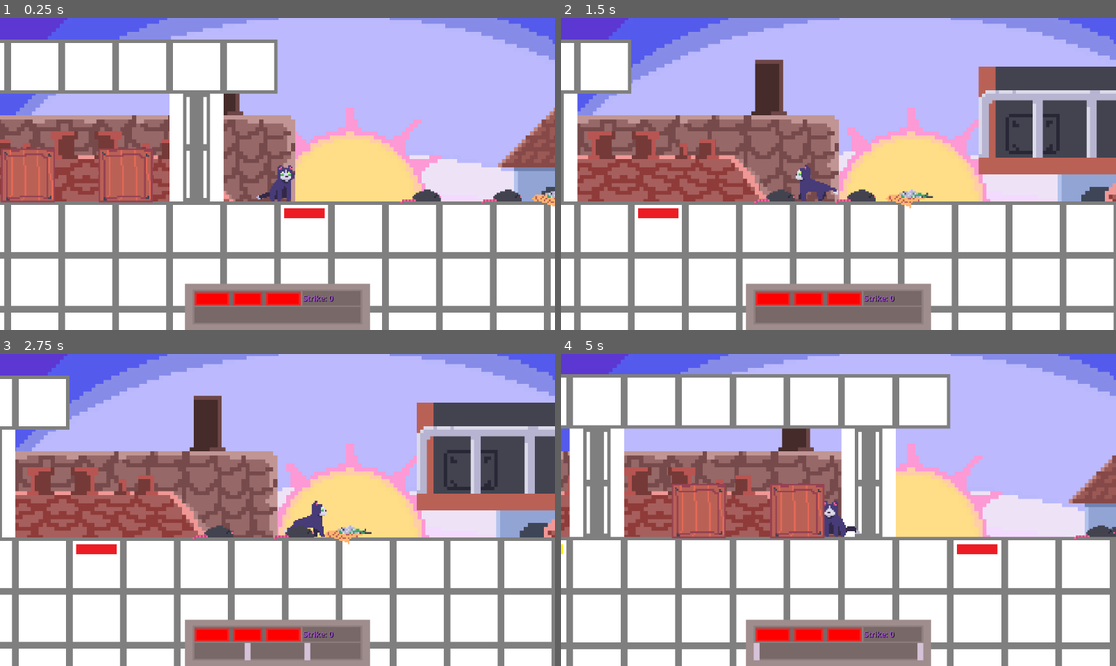
Above: before the commit, frames 1-4 (two rows, left to right).
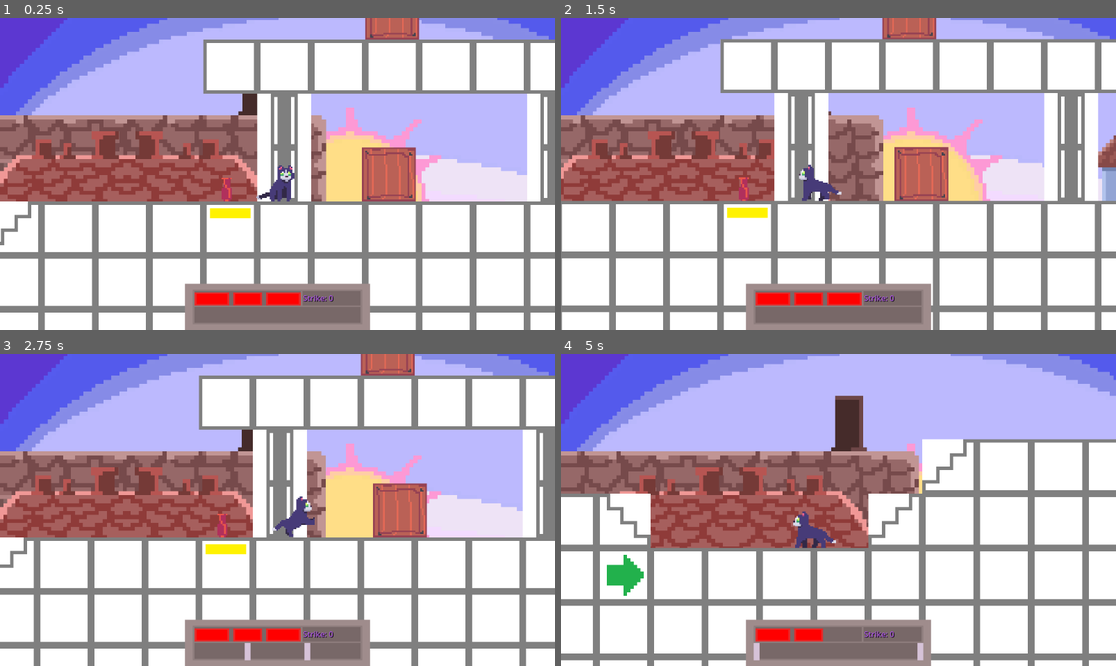
Above: after the commit, the same moments.

Repository: Arbusic324/CatAdventure
Game: Godot game, scene res://levels/world.tscn
The game is run twice, just before and just after one commit, with the same random seed, the same clock (stepped at 60 frames per second) and the same inputs.
Inputs:
- Up to frame 1 (0.25 s): no input
- Up to frame 2 (1.5 s): tap Enter (ui_accept) at 0.5, 0.77 s; hold Right (ui_right) 0.53-1.28 s; hold Z (attack_logic_int) 0.53-1.28 s; hold Left (ui_left) from 1.28 s (still down); tap N (Ritm_Stop) at 1.35 s
- Up to frame 3 (2.75 s): tap Enter (ui_accept) at 1.52 s; tap Z (attack_logic_int) at 1.55 s; release Left (ui_left) at 2.03 s; hold Right (ui_right) from 2.03 s (still down); hold Z (attack_logic_int) from 2.03 s (still down); tap M (Ritm_start) at 2.1 s
- Up to frame 4 (5 s): release Right (ui_right) at 2.78 s; release Z (attack_logic_int) at 2.78 s; hold Up (ui_up) 2.78-3.53 s; tap O (Take_damage) at 2.85 s; tap Enter (ui_accept) at 3.02, 3.77, 4.52 s; tap Z (attack_logic_int) at 3.05, 4.55 s; hold Z (attack_logic_int) 3.53-4.28 s; hold Left (ui_left) from 3.53 s (still down); tap Q (interaction) at 4.35 s

The runs differ from the first frame. In frame 1, 42% of the frame differs, in the area x 0-100%, y 0-100%; in frame 2, 46%; in frame 3, 44%; in frame 4, 55%, in the area x 0-100%, y 6-100%.

Commit message:
изменение еды, иное взаимодействие с коробками и новые анимации

Diff:
--- a/levels/logic_create.gd
+++ /dev/null
@@ -1,13 +0,0 @@
-extends RigidBody2D
-@export var power_push:int
-var colide = false
-func _on_area_2d_area_entered(area):
-	if colide:
-		linear_velocity.x = power_push
-func _on_done_area_area_entered(area):
-	if colide:
-		linear_velocity.x = -1 * power_push
-func _on_area_detector_player_body_entered(body:CharacterBody2D):
-	colide = true
-func _on_area_detector_player_body_exited(body:CharacterBody2D):
-	colide = false
--- a/levels/world.tscn
+++ b/levels/world.tscn
@@ -66,10 +66,11 @@
 [node name="TileMap" type="TileMap" parent="."]
 tile_set = SubResource("TileSet_efluo")
 format = 2
+layer_0/name = "ad"
 layer_0/tile_data = PackedInt32Array(65535, 131072, 0, 0, 131072, 0, 1, 131072, 0, 2, 131072, 0, 3, 131072, 0, 65534, 6 …(3428 unchanged characters)…
 
 [node name="Player_cat" parent="." instance=ExtResource("2_cg6xa")]
-position = Vector2(352, -41)
+position = Vector2(246, -41)
 
 [node name="new_checkpoint" parent="." instance=ExtResource("3_4ol73")]
 position = Vector2(232, -40)
@@ -139,11 +140,10 @@
 number_platform = 5
 
 [node name="logic_create" parent="." instance=ExtResource("11_lk44n")]
-position = Vector2(307, -41)
+position = Vector2(280, -90)
 
 [node name="logic_create2" parent="." instance=ExtResource("11_lk44n")]
-position = Vector2(278, -41)
-power_push = 400
+position = Vector2(279, -45)
 
 [connection signal="Flip_h" from="Player_cat" to="new_checkpoint" method="_on_player_cat_flip_h"]
 [connection signal="Flip_h__" from="Player_cat" to="new_checkpoint" method="_on_player_cat_flip_h__"]
--- a/scenes/Animation_cringe.gd
+++ b/scenes/Animation_cringe.gd
@@ -18,6 +18,7 @@
 var stage_rejevatorion = true
 var stage_died = false
 var stage_checkpoint = false
+var move_object = false
 func _ready():
 	head_idle_on = false
 	idle = false
@@ -64,7 +65,7 @@
 		$sprite_body.offset.x = 0
 		$sprite_head.offset.x = 0
 	if pos_active == false and fail_time == false and live == true:
-		if idle == true and run == false:
+		if idle == true and run == false and move_object == false:
 			if stage_checkpoint:
 				$Animation_head.play("Check_point")
 			else:
@@ -86,17 +87,31 @@
 						$sprite_body.offset.x = -16
 						$sprite_head.offset.x = -16
 			else:
+				$sprite_body.offset.x = 0
+				$sprite_head.offset.x = 0
 				if stage_checkpoint:
 					$Animation_body.play("Check_point")
 				else:
 					$Animation_body.play("idle")
-		elif idle == false and run == true and jump_li == 0:
+		elif idle == false and run == true and jump_li == 0 and move_object == false:
 			if staired_li == false:
 				$Animation_body.play("walk")
 				$Animation_head.play("walk")
 			else:
 				$Animation_body.play("walk_stair")
 				$Animation_head.play("walk_stair")
+		elif move_object:
+			if UV:
+				$sprite_body.offset.x = 13
+				$sprite_head.offset.x = 13
+			else:
+				$sprite_body.offset.x = -13
+				$sprite_head.offset.x = -13
+			$Animation_body.play("move_create")
+			$Animation_head.play("move_create")
+		else:
+			$sprite_body.offset.x = 0
+			$sprite_head.offset.x = 0
 		if jump_li !=0:
 			if jump_li == 1:
 				$Animation_body.play("jump")
@@ -104,6 +119,7 @@
 			elif jump_li == 2:
 				$Animation_body.play("fall")
 				$Animation_head.play("fall")
+
 	elif fail_time:
 		$Animation_body.play("fail_int")
 		$Animation_head.play("fail_int")
@@ -174,3 +190,9 @@
 
 func _on_time_stage_checkpoint_timeout():
 	stage_checkpoint = false
+
+func _on_player_cat_move_create():
+	$proverka_move_object.start()
+	move_object = true
+func _on_proverka_move_object_timeout():
+	move_object = false
--- /dev/null
+++ b/scenes/logic_create.gd
@@ -0,0 +1,26 @@
+extends CharacterBody2D
+var uv = 0
+var touch = false
+func _on_area_2d_area_entered(area):
+	uv = 1 # levo
+func _on_done_area_area_entered(area):
+	uv = -1 # pravo
+func _on_area_detector_player_body_entered(body:CharacterBody2D):
+	touch = true
+	set_physics_process(true)
+func _on_area_detector_player_body_exited(body:CharacterBody2D):
+	uv = 0
+	touch = false
+func _physics_process(delta):
+	if not is_on_floor():
+		velocity.y += 9.8
+	if is_on_floor() and touch == false:
+		set_physics_process(false)
+	velocity.x = 20 * uv
+	move_and_slide()
+func _on_timer_timeout():
+	set_physics_process(false)
+func _on_area_2d_area_exited(area):
+	uv = 0
+func _on_done_area_area_exited(area):
+	uv = 0
--- a/scenes/logic_create.tscn
+++ b/scenes/logic_create.tscn
@@ -1,6 +1,6 @@
 [gd_scene load_steps=6 format=3 uid="uid://ddqbiavjpnhw0"]
 
-[ext_resource type="Script" path="res://levels/logic_create.gd" id="1_iyxsh"]
+[ext_resource type="Script" path="res://scenes/logic_create.gd" id="1_iyxsh"]
 [ext_resource type="Texture2D" uid="uid://dc6oybybe58vg" path="res://icons/logic_create.png" id="2_14ra3"]
 
 [sub_resource type="RectangleShape2D" id="RectangleShape2D_mr1kg"]
@@ -12,12 +12,10 @@
 [sub_resource type="RectangleShape2D" id="RectangleShape2D_jr38g"]
 size = Vector2(22, 22)
 
-[node name="logic_create" type="RigidBody2D"]
+[node name="logic_create" type="CharacterBody2D"]
 position = Vector2(307, -40)
-mass = 2.0
-can_sleep = false
+collision_mask = 33
 script = ExtResource("1_iyxsh")
-power_push = 200
 metadata/_edit_group_ = true
 
 [node name="CollisionShape2D" type="CollisionShape2D" parent="."]
@@ -45,11 +43,20 @@
 shape = SubResource("RectangleShape2D_qkpjn")
 
 [node name="area_detector_player" type="Area2D" parent="."]
+collision_layer = 32
+input_pickable = false
 
 [node name="CollisionShape2D" type="CollisionShape2D" parent="area_detector_player"]
 shape = SubResource("RectangleShape2D_jr38g")
 
+[node name="Timer" type="Timer" parent="."]
+one_shot = true
+autostart = true
+
 [connection signal="area_entered" from="Area2D" to="." method="_on_area_2d_area_entered"]
+[connection signal="area_exited" from="Area2D" to="." method="_on_area_2d_area_exited"]
 [connection signal="area_entered" from="done_area" to="." method="_on_done_area_area_entered"]
+[connection signal="area_exited" from="done_area" to="." method="_on_done_area_area_exited"]
 [connection signal="body_entered" from="area_detector_player" to="." method="_on_area_detector_player_body_entered"]
 [connection signal="body_exited" from="area_detector_player" to="." method="_on_area_detector_player_body_exited"]
+[connection signal="timeout" from="Timer" to="." method="_on_timer_timeout"]
--- a/scenes/player_cat.tscn
+++ b/scenes/player_cat.tscn
@@ -241,6 +241,23 @@
 "values": [19, 20, 21, 22]
 }
 
+[sub_resource type="Animation" id="Animation_0x76h"]
+resource_name = "move_create"
+length = 0.80001
+loop_mode = 1
+tracks/0/type = "value"
+tracks/0/imported = false
+tracks/0/enabled = true
+tracks/0/path = NodePath("Animation_cringe/sprite_body:frame")
+tracks/0/interp = 1
+tracks/0/loop_wrap = true
+tracks/0/keys = {
+"times": PackedFloat32Array(0, 0.2, 0.4, 0.6),
+"transitions": PackedFloat32Array(1, 1, 1, 1),
+"update": 1,
+"values": [44, 45, 46, 47]
+}
+
 [sub_resource type="AnimationLibrary" id="AnimationLibrary_qr63l"]
 _data = {
 "Check_point": SubResource("Animation_jrcud"),
@@ -250,6 +267,7 @@
 "fall": SubResource("Animation_63eb6"),
 "idle": SubResource("Animation_d23tv"),
 "jump": SubResource("Animation_s4sxh"),
+"move_create": SubResource("Animation_0x76h"),
 "one_jojoPOS": SubResource("Animation_mwarb"),
 "redeem": SubResource("Animation_pdpnh"),
 "stair_idle": SubResource("Animation_h0vh2"),
@@ -270,9 +288,9 @@
 tracks/0/loop_wrap = true
 tracks/0/keys = {
 "times": PackedFloat32Array(0),
-"transitions": PackedFloat32Array(1),
-"update": 1,
-"values": [33]
+"transitions": PackedFloat32Array(2.80959),
+"update": 1,
+"values": [34]
 }
 
 [sub_resource type="Animation" id="Animation_gsffb"]
@@ -285,10 +303,10 @@
 tracks/0/interp = 1
 tracks/0/loop_wrap = true
 tracks/0/keys = {
-"times": PackedFloat32Array(0, 0.1, 0.2, 0.3, 0.4),
-"transitions": PackedFloat32Array(1, 1, 1, 1, 1),
-"update": 1,
-"values": [26, 27, 28, 35, 35]
+"times": PackedFloat32Array(0, 0.1, 0.2, 0.3),
+"transitions": PackedFloat32Array(1, 1, 1, 1),
+"update": 1,
+"values": [26, 27, 28, 33]
 }
 
 [sub_resource type="Animation" id="Animation_5ds56"]
@@ -472,6 +490,22 @@
 "transitions": PackedFloat32Array(1),
 "update": 1,
 "values": [19]
+}
+
+[sub_resource type="Animation" id="Animation_obc12"]
+resource_name = "move_create"
+length = 0.10001
+tracks/0/type = "value"
+tracks/0/imported = false
+tracks/0/enabled = true
+tracks/0/path = NodePath("Animation_cringe/sprite_head:frame")
+tracks/0/interp = 1
+tracks/0/loop_wrap = true
+tracks/0/keys = {
+"times": PackedFloat32Array(0),
+"transitions": PackedFloat32Array(1),
+"update": 1,
+"values": [35]
 }
 
 [sub_resource type="AnimationLibrary" id="AnimationLibrary_5gvco"]
@@ -483,6 +517,7 @@
 "fail_int": SubResource("Animation_s1j5t"),
 "fall": SubResource("Animation_y4ebm"),
 "jump": SubResource("Animation_tmiwl"),
+"move_create": SubResource("Animation_obc12"),
 "one_jojoPOS": SubResource("Animation_5a6al"),
 "redeem": SubResource("Animation_23kjk"),
 "stair_idle": SubResource("Animation_y4imj"),
@@ -587,7 +622,7 @@
 [sub_resource type="RectangleShape2D" id="RectangleShape2D_hojc8"]
 size = Vector2(6, 11)
 
-[node name="Player_cat" type="CharacterBody2D"]
+[node name="Player_cat" type="CharacterBody2D" groups=["player"]]
 process_priority = 1
 position = Vector2(-1, -8)
 collision_mask = 7
@@ -702,6 +737,10 @@
 
 [node name="Time_stage_checkpoint" type="Timer" parent="Animation_cringe"]
 wait_time = 0.6
+one_shot = true
+
+[node name="proverka_move_object" type="Timer" parent="Animation_cringe"]
+wait_time = 0.05
 one_shot = true
 
 [node name="quality_tap" type="Node2D" parent="."]
@@ -772,6 +811,7 @@
 [connection signal="jump_move_anim" from="." to="Animation_cringe" method="_on_player_cat_jump_move_anim"]
 [connection signal="luck" from="." to="Camera2D" method="_on_player_cat_luck"]
 [connection signal="luck" from="." to="Animation_cringe" method="_on_player_cat_luck"]
+[connection signal="move_create" from="." to="Animation_cringe" method="_on_player_cat_move_create"]
 [connection signal="new_checkpoint" from="." to="Animation_cringe" method="_on_player_cat_new_checkpoint"]
 [connection signal="not_idle" from="." to="Animation_cringe" method="_on_player_cat_not_idle"]
 [connection signal="not_run" from="." to="Animation_cringe" method="_on_player_cat_not_run"]
@@ -793,6 +833,7 @@
 [connection signal="timeout" from="Animation_cringe/Time_to_die_anima" to="Animation_cringe" method="_on_time_to_die_anima_timeout"]
 [connection signal="timeout" from="Animation_cringe/time_to_redeem" to="Animation_cringe" method="_on_time_to_redeem_timeout"]
 [connection signal="timeout" from="Animation_cringe/Time_stage_checkpoint" to="Animation_cringe" method="_on_time_stage_checkpoint_timeout"]
+[connection signal="timeout" from="Animation_cringe/proverka_move_object" to="Animation_cringe" method="_on_proverka_move_object_timeout"]
 [connection signal="timeout" from="quality_tap/time_to_quefree_quality" to="." method="_on_time_to_quefree_quality_timeout"]
 [connection signal="timeout" from="attack_logic_controller/Timer" to="." method="_on_timer_timeout"]
 [connection signal="timeout" from="attack_logic_controller/time_int_attack_logic" to="." method="_on_time_int_attack_logic_timeout"]
--- a/scripts/Player_cat.gd
+++ b/scripts/Player_cat.gd
@@ -28,6 +28,7 @@
 signal Rotate_normal
 signal Update_anim
 signal tact
+signal move_create
 ########################
 var quality_count = 0
 var quality_pos_x = 0
@@ -74,19 +75,22 @@
 func attack_logic_int(uv): ####### ВСЕ ПЕРЕДЕЛАНО
 		if uv:
 			$"attack_logic_controller/attack_area(logic)/CollisionShape2D".disabled = false #### ПРАВЫЙ КОНТРОЛЕРР
+			$"attack_logic_controller/DONE_attack_area(logic)/CollisionShape2D".disabled = true ##### ЛЕВЫЙ КОНТРОЛЛЕр
 		else:
+			$"attack_logic_controller/attack_area(logic)/CollisionShape2D".disabled = true #### ПРАВЫЙ КОНТРОЛЕРР
 			$"attack_logic_controller/DONE_attack_area(logic)/CollisionShape2D".disabled = false ########3 ЛЕВЫЙ КОНТРОЛЛЕР
-		$attack_logic_controller/Timer.start()
-		$attack_logic_controller/time_int_attack_logic.start()
+		#$attack_logic_controller/Timer.start()
+		#$attack_logic_controller/time_int_attack_logic.start()
 func _ready():
 	checkpoint_pos = global_position
 	########################################### HUD################
 	#############################################################3
 func _physics_process(delta):
-	if can_make_attack_logic:
-		if Input.is_action_just_pressed("attack_logic_int"):
-			attack_logic_int(x_input_uv)
-			can_make_attack_logic = false
+	#print($attack_logic_controller/Area2D/CollisionShape2D.disabled)
+	#if can_make_attack_logic:
+	#	if Input.is_action_just_pressed("attack_logic_int"):
+	#		attack_logic_int(x_input_uv)
+	#		can_make_attack_logic = false
 	if can_make_checkpoint and Input.is_action_just_pressed("RESET") and HP > 0:
 		checkpoint_number +=1
 		if checkpoint_number > 0:
@@ -135,10 +139,19 @@
 		emit_signal("not_stair_ed")
 	if stuck_proverka_ == true:
 		set_collision_mask_value(1,0)
-	if x_input > 0:
-		x_input_uv = true
-	elif x_input < 0:
-		x_input_uv = false
+	if x_input != 0:
+		if Input.is_action_pressed("attack_logic_int"):
+			speed = 80
+			attack_logic_int(x_input_uv)
+			emit_signal("move_create")
+		else:
+			speed = 100
+			$"attack_logic_controller/attack_area(logic)/CollisionShape2D".disabled = true
+			$"attack_logic_controller/DONE_attack_area(logic)/CollisionShape2D".disabled = true
+		if x_input > 0:
+			x_input_uv = true
+		elif x_input < 0:
+			x_input_uv = false
 	if contr_1_touch == false and contr_2_touch == false:
 		s_lest = false
 		po_lest = false
--- a/scripts/food_for_heart.gd
+++ b/scripts/food_for_heart.gd
@@ -12,8 +12,10 @@
 	$food_2.visible = false
 	if food_random[0] == 0:
 		$food_1.visible = true
-	elif food_random[0] == 1:
+	else:
 		$food_2.visible = true
+	if food_random[1] == 1:
+		scale.x = -1
 func _physics_process(delta):
 	var uv
 	if food_random[1] > 0:
Binary file changed: icons/cat_body.png
Binary file changed: icons/cat_head.png
Not shown: 1 places in scenes/player_cat.tscn that only renumber resources
